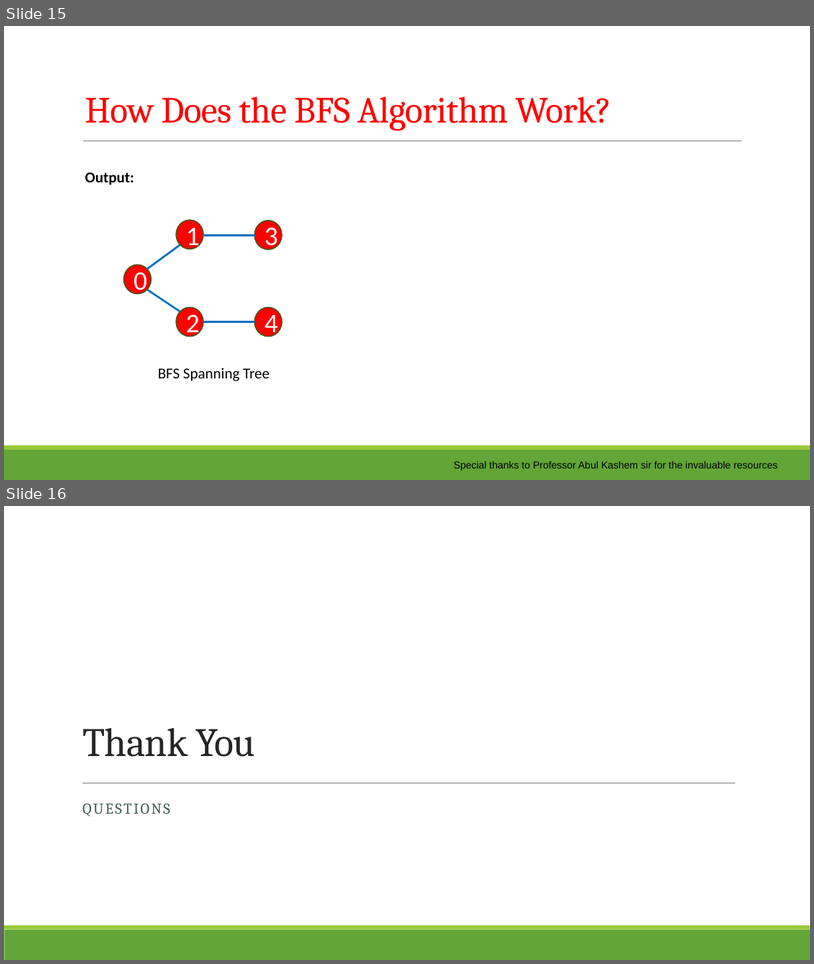
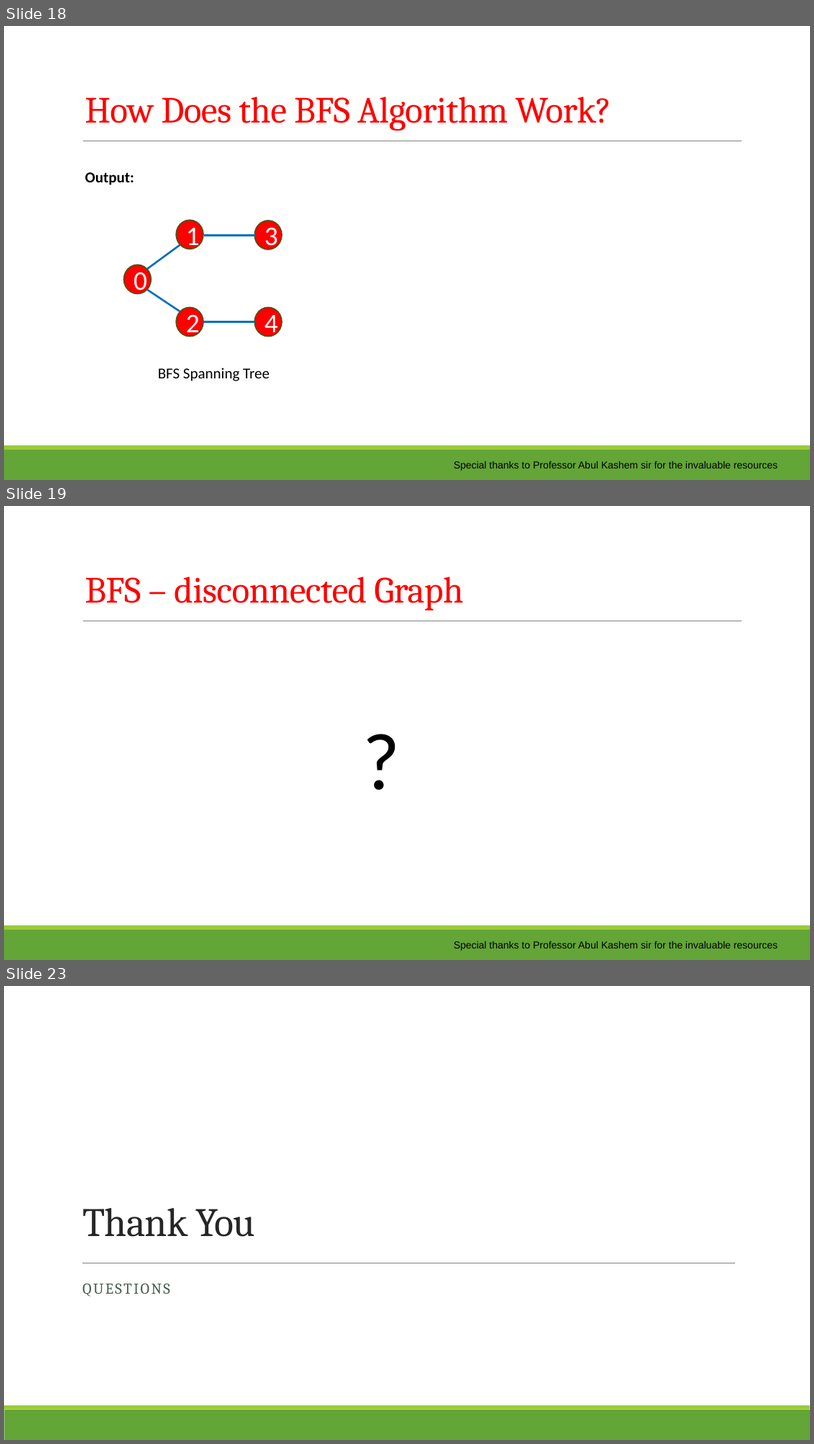
Before and after one commit to saifurrahman1701/Data-Structure-and-Algorithm-Course-Content-Theory-Sessional-, a slide deck: CSE 203/Course Content/02. Graph Searching.pptx. Shown one above the other, each under a label of ours: slides 15 and 16 before the commit, slides 18, 19 and 23 after it; the slides between them are not shown. The pictures are 814x964 and 814x1444 pixels, drawn with LibreOffice and Linux fonts; fonts in the diff are those of the drawing; background and template pictures are left out. Boxes give left, top, right and bottom in pixels: in the first picture for what was removed or moved away, otherwise in the second. Text is boxed around its words. In the diff, an @@ line names an element or a change of style, - is before the commit and + after.

```diff
--- a/CSE 203/Course Content/02. Graph Searching.pptx
+++ b/CSE 203/Course Content/02. Graph Searching.pptx
@@ slide 19 added at bbox=[4, 506, 810, 960], background #FFFFFF; not listed: 3 template elements that a slide beside it also shows @@
@@ title added at bbox=[85, 577, 463, 610], 44 pt, text #FF0000 @@
+BFS – disconnected Graph
@@ text added at bbox=[358, 706, 407, 811], 96 pt, text #000000 @@
+?
@@ text added at bbox=[454, 941, 778, 950], 12 pt, text #000000 @@
+Special thanks to Professor Abul Kashem sir for the invaluable resources
@@ what was slide 15 is now slide 18 @@
@@ what was slide 16 is now slide 23 @@
```
Also in this commit, not shown: 6 other slides added.
